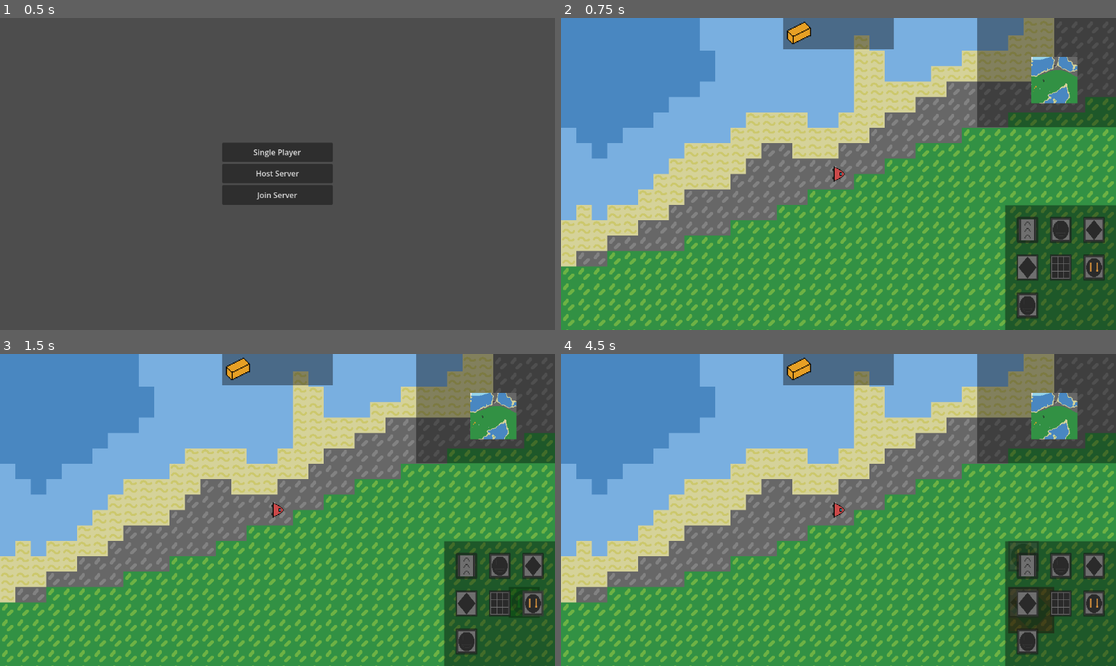
Above: before the commit, frames 1-4 (two rows, left to right).
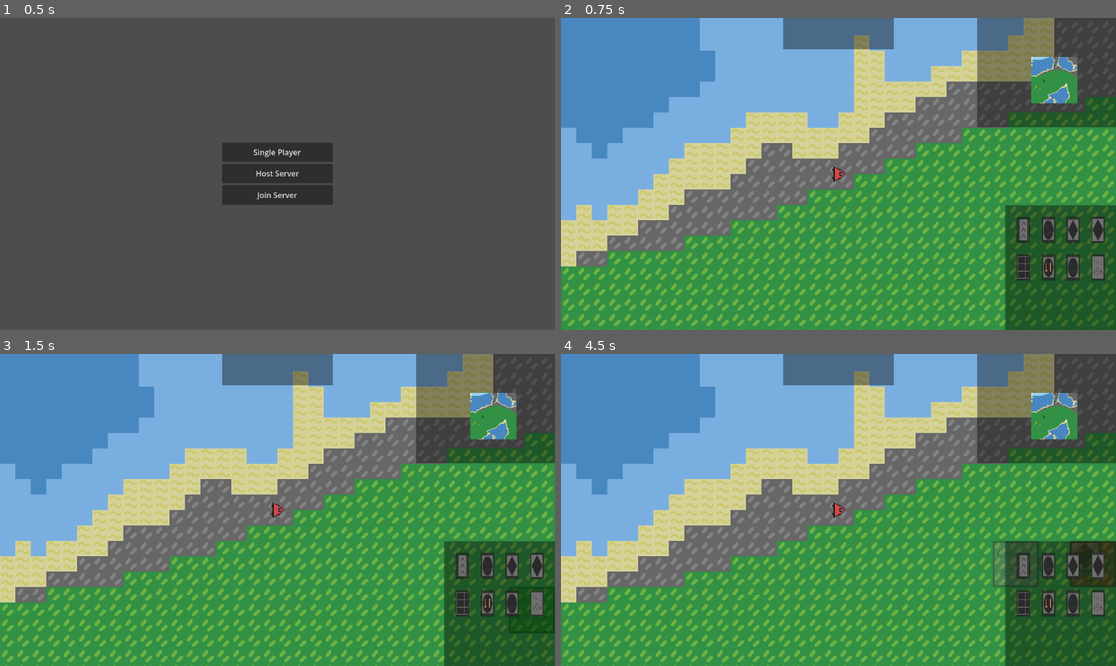
Above: after the commit, the same moments.

Repository: pp1522/Dusty-Mine
Game: Godot game, scene res://Scenes/menu.tscn
Two runs of this game, one before a commit and one after it. Both use one fixed random seed, a clock stepped at 60 frames per second and the inputs below.
Inputs (mouse positions are in pixels of both pictures, inside the frame that each line leads up to; where the layout moved, square brackets give the same spot in the first picture):
- Up to frame 1 (0.5 s): no input
- Up to frame 2 (0.75 s): click "Host Server" at 0.5 s
- Up to frame 3 (1.5 s): click (538, 603) at 1.27 s
- Up to frame 4 (4.5 s): click (1021, 566) [1027, 566] at 2 s; click (1049, 566) [1060, 566] at 2.75 s; click (1071, 566) [1093, 566] at 3.5 s; click (1099, 566) [1027, 603] at 4.25 s

Frame 1 is identical in both runs. In frame 2, 2.4% of the frame differs, in the area x 40-98%, y 1-97%; in frame 3, 2.4%; in frame 4, 3.7%, in the area x 40-100%, y 1-97%.

Commit message:
Core Inventory

Diff:
--- /dev/null
+++ b/Building_Data/core.tres
@@ -0,0 +1,11 @@
+[gd_resource type="Resource" script_class="BuildingButton" format=3 uid="uid://bogb4gelbce0c"]
+
+[ext_resource type="Texture2D" uid="uid://iqb68odrfbpi" path="res://Assets/building/core.png" id="1_hxwgl"]
+[ext_resource type="Script" uid="uid://x6rcbdr5gv2w" path="res://Scripts/button_type.gd" id="2_bstta"]
+
+[resource]
+script = ExtResource("2_bstta")
+name = "core"
+image = ExtResource("1_hxwgl")
+size = Vector2(3, 3)
+metadata/_custom_type_script = "uid://x6rcbdr5gv2w"
--- /dev/null
+++ b/Object/building/core.tscn
@@ -0,0 +1,37 @@
+[gd_scene format=3 uid="uid://dxdsalqena2ek"]
+
+[ext_resource type="Texture2D" uid="uid://iqb68odrfbpi" path="res://Assets/building/core.png" id="1_pmb1g"]
+[ext_resource type="Script" uid="uid://ch4bidpdfke7m" path="res://Scripts/Building/building.gd" id="2_x0ruy"]
+[ext_resource type="Script" uid="uid://byere5iwfufuu" path="res://Scripts/Building/build_properties.gd" id="3_jh5fo"]
+[ext_resource type="PackedScene" uid="uid://ba8nv0vfoxffw" path="res://Object/building/building_gui.tscn" id="4_rl5eu"]
+
+[sub_resource type="Resource" id="Resource_b7uml"]
+script = ExtResource("3_jh5fo")
+type = "core"
+storage = 10000
+metadata/_custom_type_script = "uid://byere5iwfufuu"
+
+[sub_resource type="SceneReplicationConfig" id="SceneReplicationConfig_rcu5d"]
+properties/0/path = NodePath(".:position")
+properties/0/spawn = true
+properties/0/replication_mode = 1
+properties/1/path = NodePath(".:rotation")
+properties/1/spawn = true
+properties/1/replication_mode = 1
+properties/2/path = NodePath(".:modulate")
+properties/2/spawn = true
+properties/2/replication_mode = 1
+
+[node name="Sprite2D" type="Sprite2D" unique_id=991361083]
+modulate = Color(1, 1, 1, 0.39215687)
+texture = ExtResource("1_pmb1g")
+script = ExtResource("2_x0ruy")
+rect = Rect2(0, 0, 96, 96)
+build_type = "core"
+properties = SubResource("Resource_b7uml")
+
+[node name="MultiplayerSynchronizer" type="MultiplayerSynchronizer" parent="." unique_id=532260858]
+process_mode = 4
+replication_config = SubResource("SceneReplicationConfig_rcu5d")
+
+[node name="Control" parent="." unique_id=54836198 instance=ExtResource("4_rl5eu")]
--- a/Object/gui.tscn
+++ b/Object/gui.tscn
@@ -7,19 +7,12 @@
 [ext_resource type="Resource" uid="uid://bg2ilm0gmlkgu" path="res://Building_Data/drill.tres" id="5_1amfi"]
 [ext_resource type="Script" uid="uid://bhb7tfy0i18pw" path="res://Scripts/inventory.gd" id="5_ttf4w"]
 [ext_resource type="Resource" uid="uid://djdhrykagi2gg" path="res://Building_Data/barrel.tres" id="6_kx7dq"]
-[ext_resource type="Texture2D" uid="uid://chk0h05gkqcq" path="res://Assets/items/copper_ingot.png" id="6_mdw2k"]
 [ext_resource type="Resource" uid="uid://dg806bn7koym8" path="res://Building_Data/vault.tres" id="7_1hd82"]
-[ext_resource type="Script" uid="uid://2y2rfvvrddfp" path="res://Scripts/resource_type.gd" id="7_xsjf8"]
 [ext_resource type="Resource" uid="uid://cfenjcqmwk7bt" path="res://Building_Data/assembling_machine.tres" id="8_tdig8"]
 [ext_resource type="Resource" uid="uid://bwmwrr3it138x" path="res://Building_Data/gun_turret.tres" id="9_ciigl"]
 [ext_resource type="Resource" uid="uid://cu5ggyyrsfbbh" path="res://Building_Data/drill_advance.tres" id="10_1amfi"]
 [ext_resource type="Script" uid="uid://0pkwohdikd7m" path="res://Scripts/mini_map.gd" id="11_p3hxs"]
-
-[sub_resource type="Resource" id="Resource_lejmp"]
-script = ExtResource("7_xsjf8")
-name = "copper"
-image = ExtResource("6_mdw2k")
-metadata/_custom_type_script = "uid://2y2rfvvrddfp"
+[ext_resource type="Resource" uid="uid://bogb4gelbce0c" path="res://Building_Data/core.tres" id="11_qfdjt"]
 
 [node name="Gui" type="Control" unique_id=2009881913]
 layout_mode = 3
@@ -37,8 +30,8 @@
 anchor_right = 1.0
 anchor_bottom = 1.0
 script = ExtResource("2_xsjf8")
-button = Array[ExtResource("2_yfyb4")]([ExtResource("4_qfdjt"), ExtResource("5_1amfi"), ExtResource("6_kx7dq"), ExtResource("7_1hd82"), ExtResource("8_tdig8"), ExtResource("9_ciigl"), ExtResource("10_1amfi")])
-button_grid = Vector2i(3, 3)
+button = Array[ExtResource("2_yfyb4")]([ExtResource("4_qfdjt"), ExtResource("5_1amfi"), ExtResource("6_kx7dq"), ExtResource("7_1hd82"), ExtResource("8_tdig8"), ExtResource("9_ciigl"), ExtResource("10_1amfi"), ExtResource("11_qfdjt")])
+button_grid = Vector2i(4, 3)
 
 [node name="ColorRect" type="ColorRect" parent="Building" unique_id=560173485]
 layout_mode = 1
@@ -56,7 +49,6 @@
 anchor_bottom = 0.1
 grow_horizontal = 2
 script = ExtResource("5_ttf4w")
-resources = Array[ExtResource("7_xsjf8")]([SubResource("Resource_lejmp")])
 
 [node name="ColorRect" type="ColorRect" parent="Items" unique_id=1617730566]
 layout_mode = 1
@@ -66,6 +58,11 @@
 grow_horizontal = 2
 grow_vertical = 2
 color = Color(0, 0, 0, 0.39215687)
+
+[node name="Items" type="Control" parent="Items" unique_id=1791595791]
+anchors_preset = 0
+offset_right = 40.0
+offset_bottom = 40.0
 
 [node name="MiniMap" type="Control" parent="." unique_id=1318208265]
 layout_mode = 1
--- a/Scenes/main.tscn
+++ b/Scenes/main.tscn
@@ -33,6 +33,7 @@
 [ext_resource type="PackedScene" uid="uid://cs5uvjqclgmru" path="res://Object/building/assembling_machine.tscn" id="24_hpc6h"]
 [ext_resource type="PackedScene" uid="uid://kpuqnea5jivw" path="res://Object/building/gun_turret.tscn" id="25_kltya"]
 [ext_resource type="PackedScene" uid="uid://bqln0suuedll4" path="res://Object/building/drill_advance.tscn" id="26_e08e2"]
+[ext_resource type="PackedScene" uid="uid://dxdsalqena2ek" path="res://Object/building/core.tscn" id="27_neg2b"]
 
 [node name="Main" type="Node2D" unique_id=1290030476]
 script = ExtResource("1_fevyy")
@@ -69,6 +70,7 @@
 "assembling_machine": ExtResource("24_hpc6h"),
 "barrel": ExtResource("22_6vcvc"),
 "belt": ExtResource("21_6vcvc"),
+"core": ExtResource("27_neg2b"),
 "drill": ExtResource("20_ueoa1"),
 "drill_advance": ExtResource("26_e08e2"),
 "gun_turret": ExtResource("25_kltya"),
--- a/Scripts/gui.gd
+++ b/Scripts/gui.gd
@@ -7,10 +7,20 @@
 @export var terrain_gen: TerrainGen
 
 @onready var minimap: MiniMap = $MiniMap
+@onready var items: Items = $Items
+
+var core_data: Array[ResourceType] = []
 
 func _ready() -> void:
 	minimap.terrain_gen = terrain_gen
 	minimap.init_minimap()
 
+func update_items():
+	for i in core_data:
+		if !items.resources.has(i):
+			items.resources[i] = 0
+		items.resources[i] += 1
+	items.update_item()
+
 func _on_building_select(building: Variant) -> void:
 	building_select.emit(building)
--- a/Scripts/inventory.gd
+++ b/Scripts/inventory.gd
@@ -1,15 +1,22 @@
+class_name Items
 extends Control
 
 
-@export var resources: Array[ResourceType] = []
+@export var resources: Dictionary[ResourceType, int] = {}
 
 # Hmm I have seen this before...
 @export var item_size: float = 32.0
 @export var item_scale: float = 2
 @export var item_offset: int = 0
 
+@onready var items: Control = $Items
 
 func _ready() -> void:
+	update_item()
+
+func update_item():
+	for i in items.get_children():
+		i.queue_free()
 
 	var x = 0
 	for r in resources:
@@ -25,6 +32,6 @@
 		item.scale.x = item_size/40*item_scale
 		item.scale.y = item_size/40*item_scale
 
-		add_child(item)
+		items.add_child(item)
 
 		x += 40 + item_offset
--- a/Scripts/main.gd
+++ b/Scripts/main.gd
@@ -5,6 +5,8 @@
 @onready var builds: Node2D = $Building/Build
 
 @onready var terrain: TerrainGen = $Tiles
+
+@onready var gui: Gui = $CanvasLayer/Gui
 
 func _ready() -> void:
 	if NetworkHandler.host:
@@ -67,3 +69,7 @@
 
 					b.item.append(child.item[0])
 					child.item.remove_at(0)
+
+		elif child.properties.type == "core":
+			gui.core_data = child.item
+			gui.update_items()
